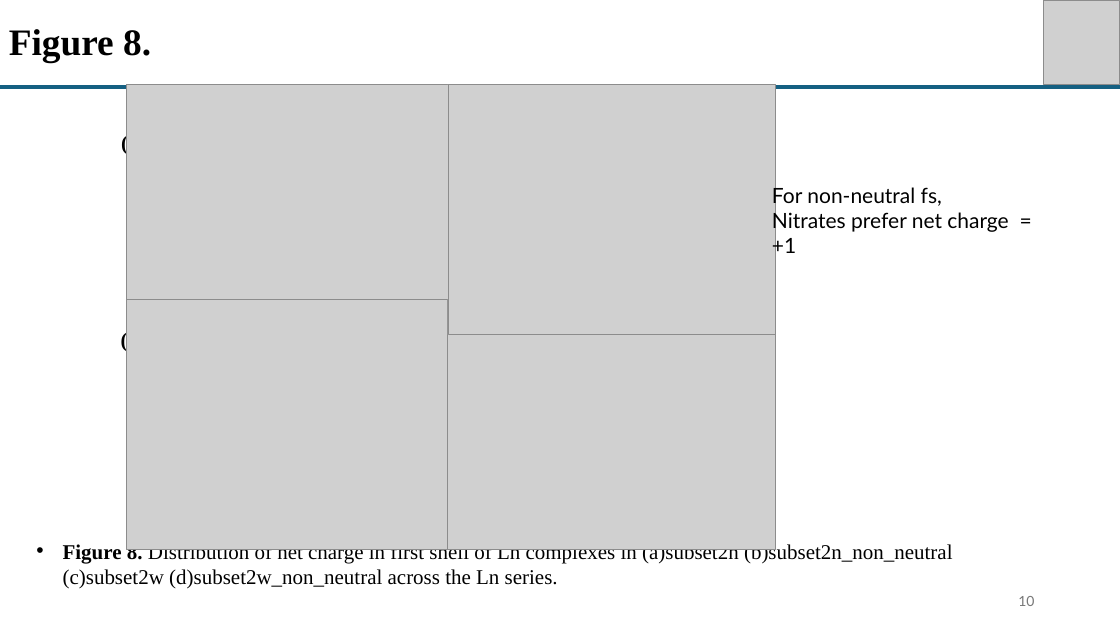
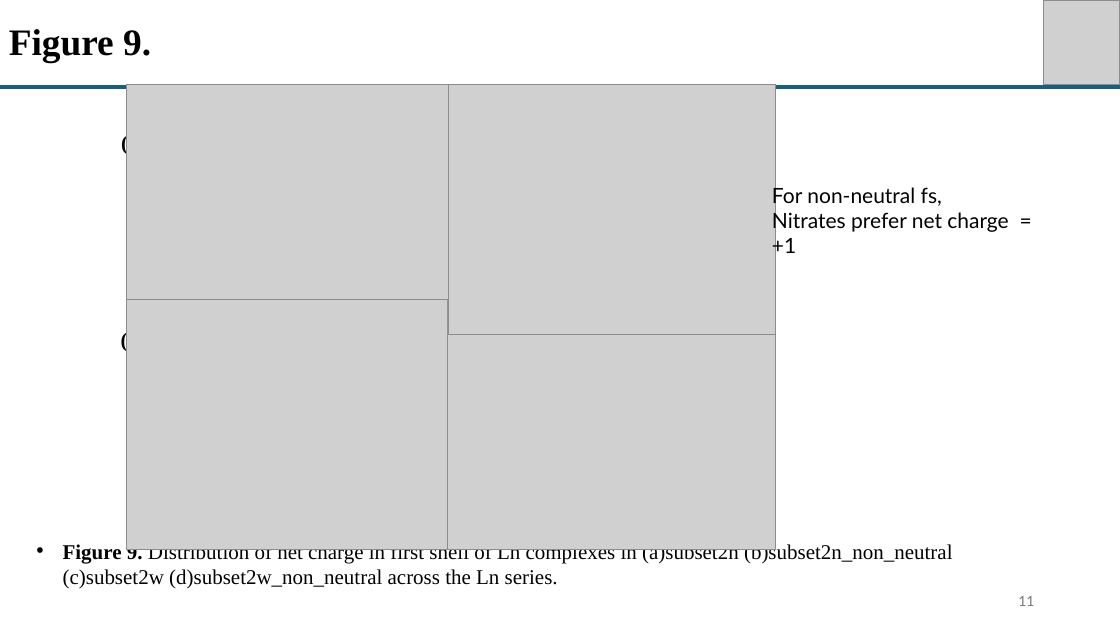
Before and after one commit to sheinlee/nitrate_and_water_in_csd, a slide deck: slide 11 of Figure in paper 2.pptx (slide 10 before the commit). Drawn at 1120x630 pixels with LibreOffice and Linux fonts; fonts in the diff are those of the drawing; grey boxes stand for pictures. Boxes give left, top, right and bottom in pixels: in the first picture for what was removed or moved away, otherwise in the second. Text is boxed around its words. In the diff, an @@ line names an element or a change of style, - is before the commit and + after.

```diff
--- a/Figure in paper 2.pptx
+++ b/Figure in paper 2.pptx
@@ title at (x1=9, y1=29, x2=151, y2=62): text changed @@
-Figure 8.
+Figure 9.
@@ text at (x1=63, y1=542, x2=953, y2=589): text changed @@
-• Figure 8. Distribution of net charge in first shell of Ln complexes in (a)subset2n (b)subset2n_non_neutral (c)subset2w (d)subset2w_non_neutral across the Ln series.
+• Figure 9. Distribution of net charge in first shell of Ln complexes in (a)subset2n (b)subset2n_non_neutral (c)subset2w (d)subset2w_non_neutral across the Ln series.
@@ page number at (x1=1018, y1=596, x2=1034, y2=606): text changed @@
-10
+11
```
Also in this commit, not shown: 2 other slides changed, 2 other files.
